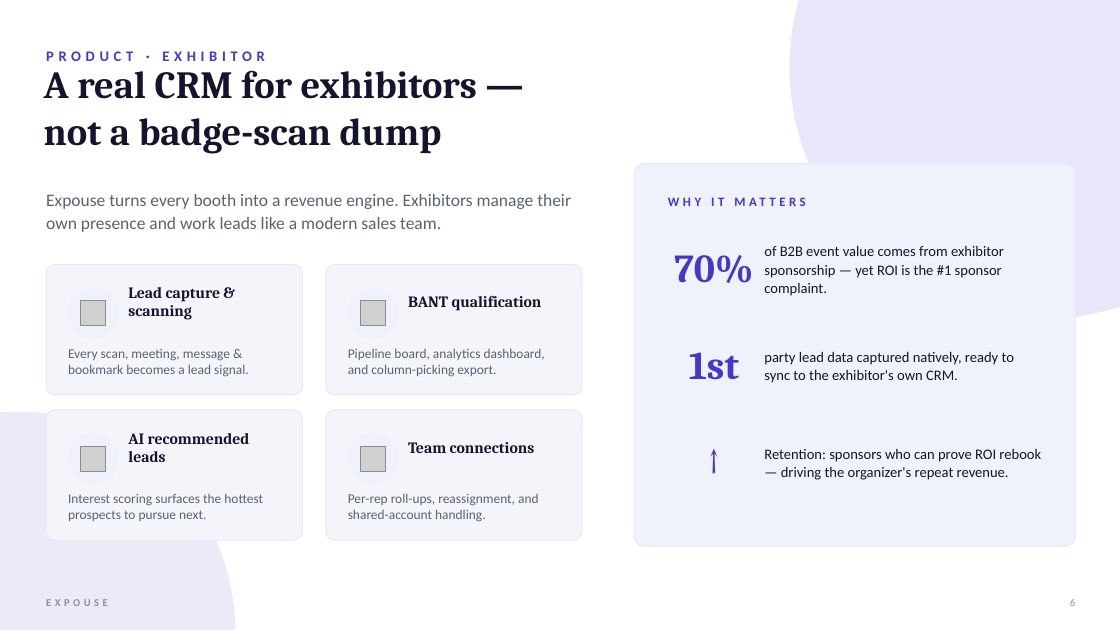
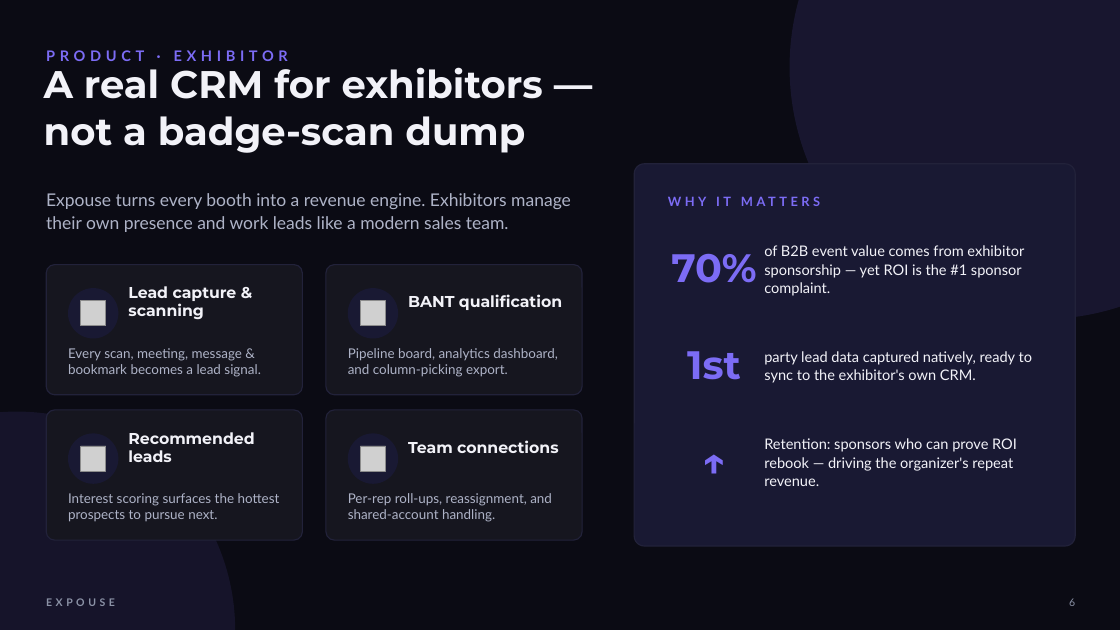
Before and after one commit to zillurcse/eventos, a slide deck: slide 6 of Expouse-Investor-Pitch.pptx. Drawn at 1120x630 pixels with LibreOffice and Linux fonts; fonts in the diff are those of the drawing; grey boxes stand for pictures. Boxes give left, top, right and bottom in pixels: in the first picture for what was removed or moved away, otherwise in the second. Text is boxed around its words. In the diff, an @@ line names an element or a change of style, - is before the commit and + after.

```diff
--- a/Expouse-Investor-Pitch.pptx
+++ b/Expouse-Investor-Pitch.pptx
@@ background #FFFFFF to #0B0B14 @@
@@ ellipse at box(790, 0, 1120, 319): fill #4338CA at 12% opacity to #7C6CF5 at 12% opacity @@
@@ text "PRODUCT · EXHIBITOR" at box(46, 50, 288, 61): font Calibri to Lato, text colour #4338CA to #7C6CF5 @@
@@ rounded rectangle at box(634, 164, 1075, 546): fill #EFF1FB to #191933; outline #E7EAF7 1 pt to #22223A 1 pt @@
@@ text "WHY IT MATTERS" at box(668, 189, 1042, 214): font Calibri to Lato, text colour #4338CA to #7C6CF5 @@
@@ ellipse at box(0, 412, 235, 630): fill #4338CA at 10% opacity to #7C6CF5 at 10% opacity @@
@@ fill #F4F5FB to #16161F; outline #E7EAF7 1 pt to #22223A 1 pt in 4 elements at box(46, 265, 302, 395), box(326, 265, 582, 395), box(46, 410, 302, 540), box(326, 410, 582, 540) @@
@@ text at box(128, 432, 254, 462): text changed; font Cambria to Montserrat; text colour #14142E to #F2F2F8 @@
-AI recommended leads
+Recommended leads
@@ fill #EFF1FB to #191933 in 4 elements at box(68, 288, 118, 339), box(348, 288, 398, 339), box(68, 434, 118, 484), box(348, 434, 398, 484) @@
@@ font Cambria to Montserrat, text colour #14142E to #F2F2F8 in 4 elements at box(44, 67, 543, 153), box(128, 286, 237, 319), box(408, 294, 562, 310), box(408, 440, 558, 453) @@
@@ font Cambria to Montserrat, text colour #4338CA to #7C6CF5 in 3 elements at box(671, 253, 756, 283), box(687, 351, 741, 380), box(668, 424, 760, 496) @@
@@ font Calibri to Lato, text colour #14142E to #F2F2F8 in 3 elements at box(764, 245, 1024, 296), box(764, 351, 1032, 383), box(764, 438, 1017, 486) @@
@@ font Calibri to Lato, text colour #5B6172 to #AEB3C7 in 5 elements at box(46, 193, 571, 232), box(68, 348, 261, 377), box(348, 348, 558, 377), box(68, 493, 280, 522), box(348, 493, 552, 522) @@
@@ text "EXPOUSE" at box(46, 598, 115, 606): font Calibri to Lato, text colour #8890A0 to #8B92A6 @@
@@ text "6" at box(1069, 598, 1075, 606): font Calibri to Lato, text colour #8890A0 to #8B92A6 @@
```
Also in this commit, not shown: 14 other slides changed, 11 other files.
